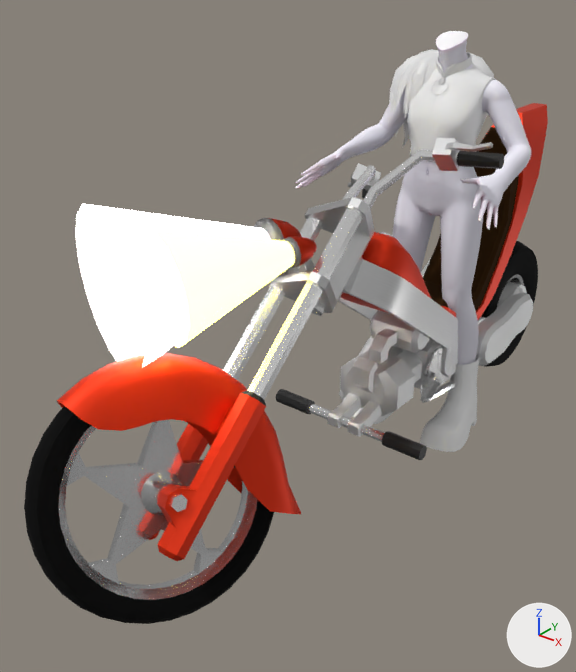
The Blender file animations/Girl_Moto/Girl_Moto_TurnLeft.blend, before and after one commit.
Before and after are seen from a 50 mm camera at (1.34, -2.61, 1.72) aimed at (-0.19, -0.7, 0.53). The lights are fixed; the arrows at lower right show +X, +Y and +Z. The first picture is the older version.

In view in the first picture: 'ForkFeather.L', 'ForkFeather.L.001', 'ForkFeather.L.002', 'ForkFeather.R', 'body.girl', 'bridge.up', 'engine', 'fender', 'frame', 'handlebars', 'headlight2.big.Light', 'headlight2.small.ON.001', 'seat', 'top.biker.weskit.girl', 'wheel.front' and 17 more.
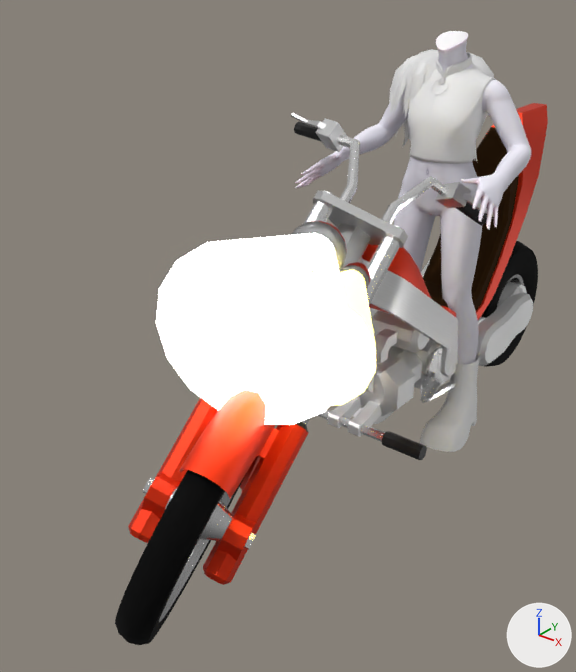
ob_headlight_root_on is not drawn itself; it is the parent of ob_headlight2_big_support_on, ob_headlight2_small_support_on.

The edits, one by one:
Object 'bridge.up' (ob_bridge_up) turns from (44, 158, -21) to (44, -158, 22) degrees about x, y and z.
Object 'fender' (ob_fender) moves from (-0.076, -1.415, 0.349) to (0.078, -1.414, 0.348).
Object 'fender' (ob_fender) turns from (56, 22, 159) to (56, -22, -158) degrees about x, y and z.
Object 'ForkFeather.L' (ob_forkfeather_l) moves from (0.057, -1.04, 0.69) to (0.145, -0.961, 0.602).
Object 'ForkFeather.L' (ob_forkfeather_l) turns from (-44, -22, -21) to (-44, 22, 22) degrees about x, y and z.
Object 'ForkFeather.L.001' (ob_forkfeather_l_001) moves from (0.057, -1.04, 0.69) to (0.145, -0.961, 0.602).
Object 'ForkFeather.L.001' (ob_forkfeather_l_001) turns from (-44, -22, -21) to (-44, 22, 22) degrees about x, y and z.
Object 'ForkFeather.L.002' (ob_forkfeather_l_002) moves from (-0.145, -0.962, 0.603) to (-0.056, -1.041, 0.69).
Object 'ForkFeather.L.002' (ob_forkfeather_l_002) turns from (-44, -22, -21) to (-44, 22, 22) degrees about x, y and z.
Object 'ForkFeather.R' (ob_forkfeather_r) moves from (-0.145, -0.962, 0.603) to (-0.056, -1.041, 0.69).
Object 'ForkFeather.R' (ob_forkfeather_r) turns from (-44, -22, -21) to (-44, 22, 22) degrees about x, y and z.
Object 'handlebars' (ob_handlebars) turns from (-44, -22, -21) to (-44, 22, 22) degrees about x, y and z.
Object 'wheel.front' (ob_wheel_front) moves from (-0.076, -1.415, 0.349) to (0.078, -1.414, 0.348).
Object 'wheel.front' (ob_wheel_front) turns from (4.1, -22, -21) to (4.3, 22, 22) degrees about x, y and z.
Object 'headlight.root.ON' (ob_headlight_root_on) turns from (4.1, -22, -21) to (4.3, 22, 22) degrees about x, y and z.

Changed parts and their boxes (x1, y1, x2, y2) in the pictures (576 x 672 px):
'headlight2.big.Light', turned: before (75, 204, 271, 368); after (156, 233, 355, 425)
'wheel.front', moved, turned: before (24, 406, 274, 624); after (115, 470, 246, 645)
'fender', moved, turned: before (57, 353, 301, 514); after (179, 390, 275, 498)
'headlight2.small.ON.001', turned: before (151, 231, 295, 348); after (248, 270, 376, 406)
'ForkFeather.L.001', moved, turned: before (157, 390, 266, 561); after (203, 422, 309, 585)
'handlebars', turned: before (343, 138, 504, 209); after (291, 112, 494, 226)
'ForkFeather.L', moved, turned (mostly hidden afterwards): before (248, 197, 368, 399); after (301, 225, 405, 426)
'ForkFeather.L.002', moved, turned: before (148, 424, 208, 540); after (128, 397, 218, 543)
'ForkFeather.R', moved, turned: before (224, 217, 323, 380); after (303, 190, 335, 224)
'bridge.up', turned: before (305, 197, 375, 242); after (313, 191, 408, 248)
'headlight2.big.ON', turned: before (254, 218, 301, 241); after (291, 221, 347, 274)
'headlight2.small.ON', turned: before (282, 236, 317, 268); after (340, 262, 370, 288)
'headlight2.small.support.ON', turned (not visible afterwards): before (304, 258, 314, 272)
'headlight2.big.support.ON', turned (not visible afterwards): before (286, 267, 299, 274)
